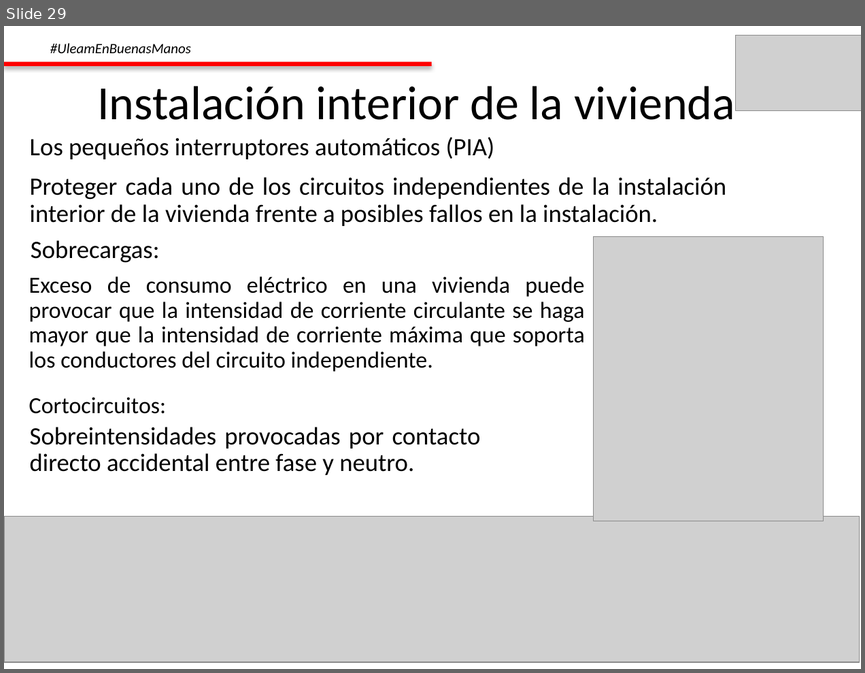
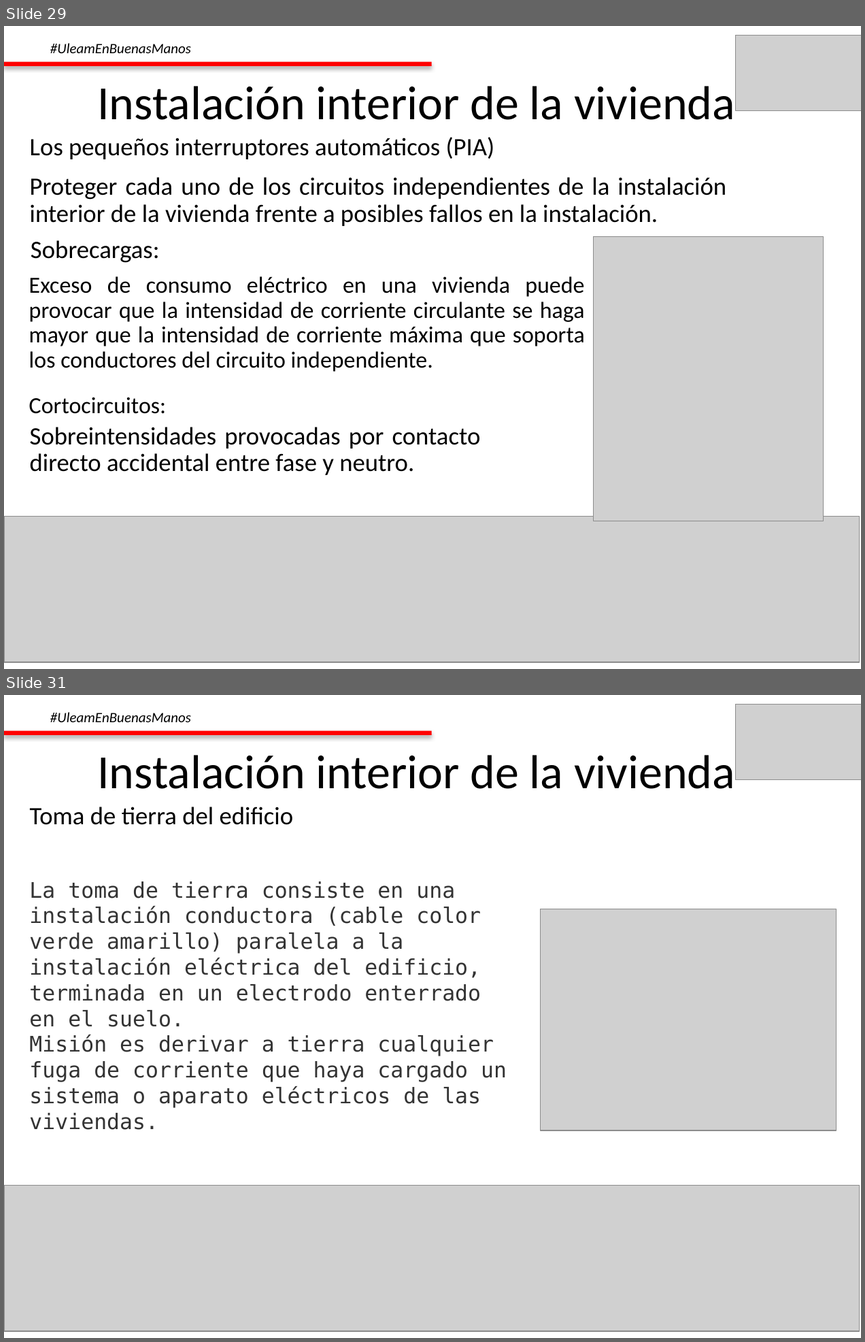
Before and after one commit to Sinchiguano/Electromechanical, a slide deck: INSTALACIONES ELECTRICAS/001_FUNDAMENTOS ELECTRICOS.pptx. Shown one above the other, each under a label of ours: slide 29 before the commit, slides 29 and 31 after it; the slides between them are not shown. The pictures are 865x673 and 865x1342 pixels, drawn with LibreOffice and Linux fonts; fonts in the diff are those of the drawing; grey boxes stand for pictures. Boxes give left, top, right and bottom in pixels: in the first picture for what was removed or moved away, otherwise in the second. Text is boxed around its words. In the diff, an @@ line names an element or a change of style, - is before the commit and + after.

```diff
--- a/INSTALACIONES ELECTRICAS/001_FUNDAMENTOS ELECTRICOS.pptx
+++ b/INSTALACIONES ELECTRICAS/001_FUNDAMENTOS ELECTRICOS.pptx
@@ slide 31 added at (4,695,861,1338), background #FFFFFF @@
@@ text added at (50,712,191,722), 12 pt, text #000000, italic @@
+#UleamEnBuenasManos
@@ picture added at (736,705,861,780) @@
@@ rectangle added at (4,731,432,735), fill #FF0000 @@
@@ text added at (97,755,735,789), 40 pt, text #000000 @@
+Instalación interior de la vivienda
@@ text added at (30,807,294,825), 21 pt, text #000000 @@
+Toma de tierra del edificio
@@ text added at (29,881,507,1130), 18 pt, text #333333 @@
+La toma de tierra consiste en una instalación conductora (cable color verde amarillo) paralela a la instalación eléctrica del edificio, terminada en un electrodo enterrado en el suelo.
+Misión es derivar a tierra cualquier fuga de corriente que haya cargado un sistema o aparato eléctricos de las viviendas.
@@ picture added at (541,909,836,1130) @@
@@ picture added at (4,1185,859,1331) @@
```
Also in this commit, not shown: 1 slide changed, 2 other slides added, 1 slide removed, 5 other files.
